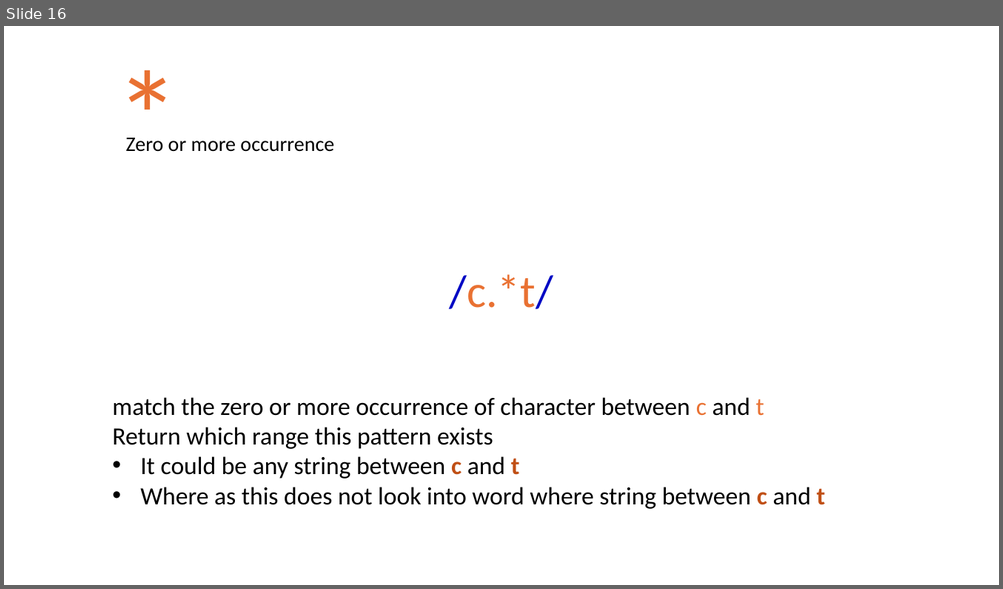
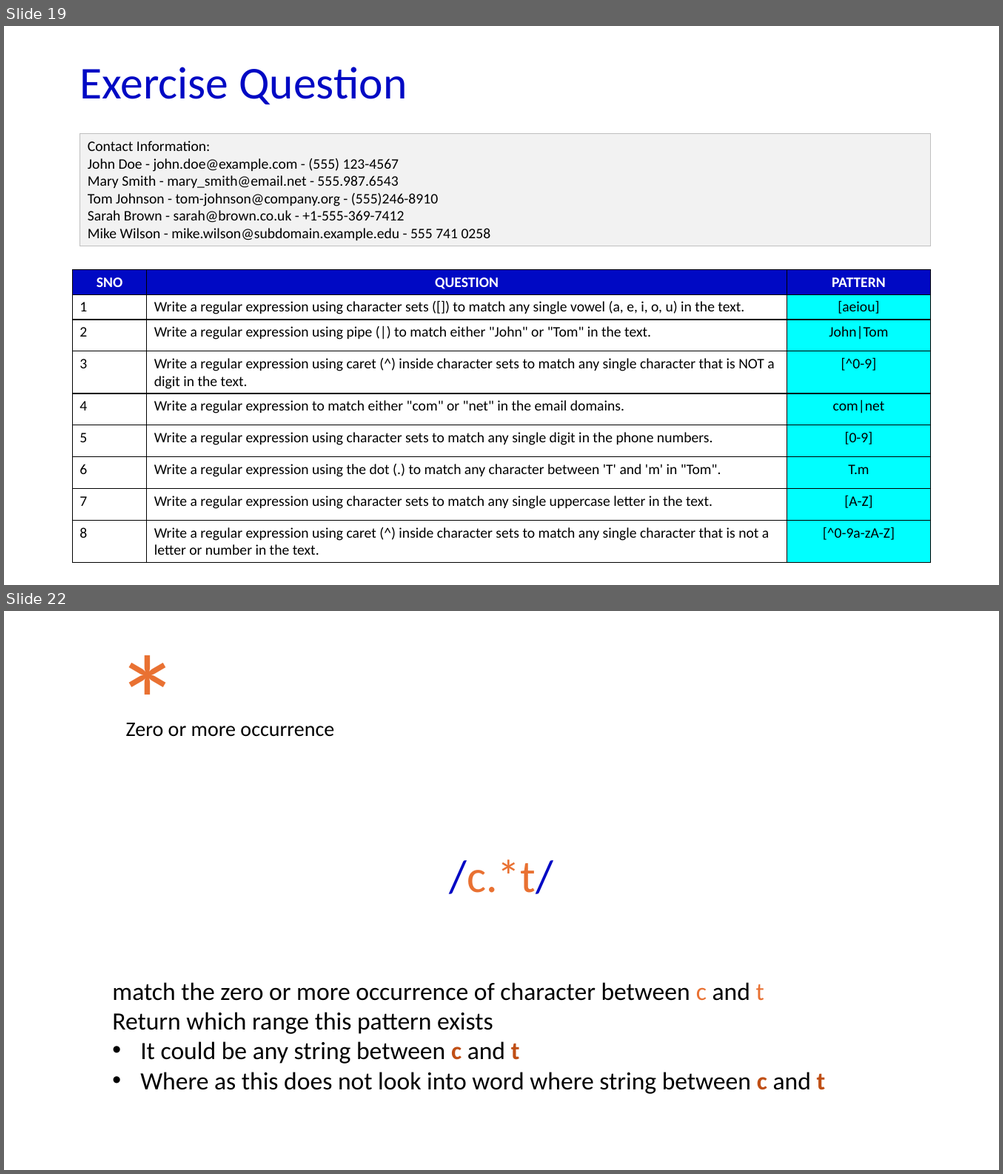
Before and after one commit to marslearnings/Python_Regular_Expressions, a slide deck: PPT/regular_expression.pptx. Shown one above the other, each under a label of ours: slide 16 before the commit, slides 19 and 22 after it; the slides between them are not shown. The pictures are 1003x589 and 1003x1174 pixels, drawn with LibreOffice and Linux fonts; fonts in the diff are those of the drawing. Boxes give left, top, right and bottom in pixels: in the first picture for what was removed or moved away, otherwise in the second. Text is boxed around its words. In the diff, an @@ line names an element or a change of style, - is before the commit and + after.

```diff
--- a/PPT/regular_expression.pptx
+++ b/PPT/regular_expression.pptx
@@ slide 19 added at (4, 26, 999, 585), background #FFFFFF @@
@@ title added at (79, 67, 407, 104), 44 pt, text #0009C4 @@
+Exercise Question
@@ rectangle added at (80, 133, 930, 246), fill #F2F2F2, outline #BFBFBF 0.75 pt, 14 pt, text #000000 @@
+Contact Information:
+John Doe - john.doe@example.com - (555) 123-4567
+Mary Smith - mary_smith@email.net - 555.987.6543
+Tom Johnson - tom-johnson@company.org - (555)246-8910
+Sarah Brown - sarah@brown.co.uk - +1-555-369-7412
+Mike Wilson - mike.wilson@subdomain.example.edu - 555 741 0258
@@ table added at (73, 270, 930, 580), 9 rows, 3 columns @@
+SNO | QUESTION | PATTERN
+1 | Write a regular expression using character sets ([]) to match any single vowel (a, e, i, o, u) in the text. | [aeiou]
+2 | Write a regular expression using pipe (|) to match either "John" or "Tom" in the text. | John|Tom
+3 | Write a regular expression using caret (^) inside character sets to match any single character that is NOT a digit in the text. | [^0-9]
+4 | Write a regular expression to match either "com" or "net" in the email domains. | com|net
+5 | Write a regular expression using character sets to match any single digit in the phone numbers. | [0-9]
+6 | Write a regular expression using the dot (.) to match any character between 'T' and 'm' in "Tom". | T.m
+7 | Write a regular expression using character sets to match any single uppercase letter in the text. | [A-Z]
+8 | Write a regular expression using caret (^) inside character sets to match any single character that is not a letter or number in the text. | [^0-9a-zA-Z]
@@ what was slide 16 is now slide 22 @@
```
Also in this commit, not shown: 3 slides changed, 6 other slides added, 1 slide removed, 2 other files.
